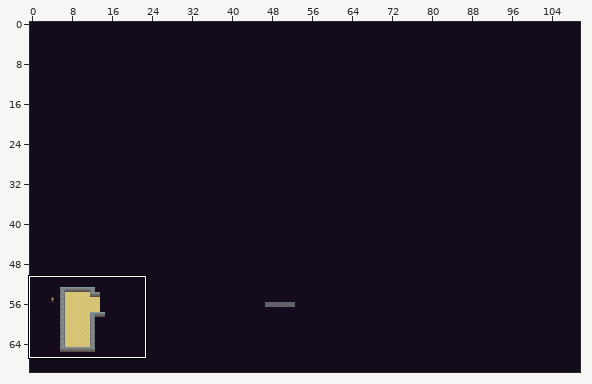
Tiled map -- core/assets/levels/one.tmx. The first picture is a wide view before the edit; the outline marks the close-up.
Close-up. Before:
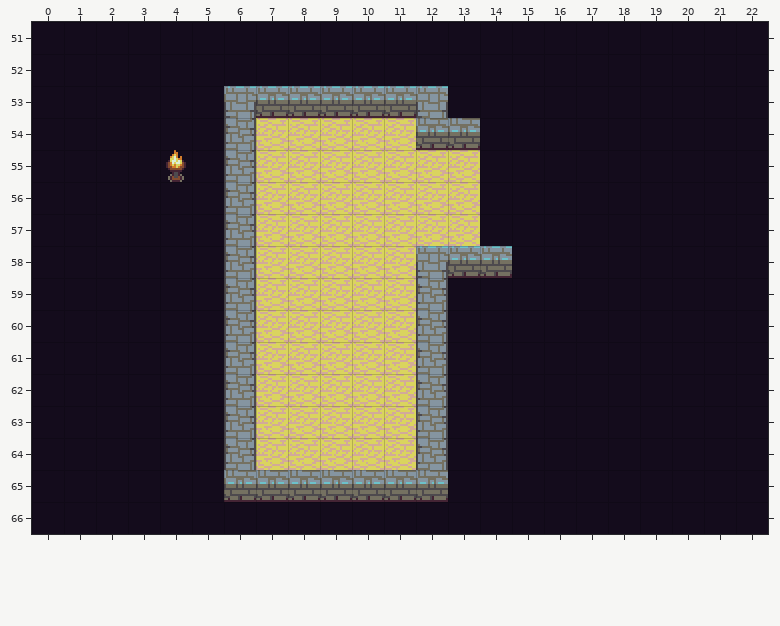
Cells are 16x16 px. Shown: x 0..22, y 51..66. The commit also changed other parts of the map, which this record leaves out.
The same view after the edit:
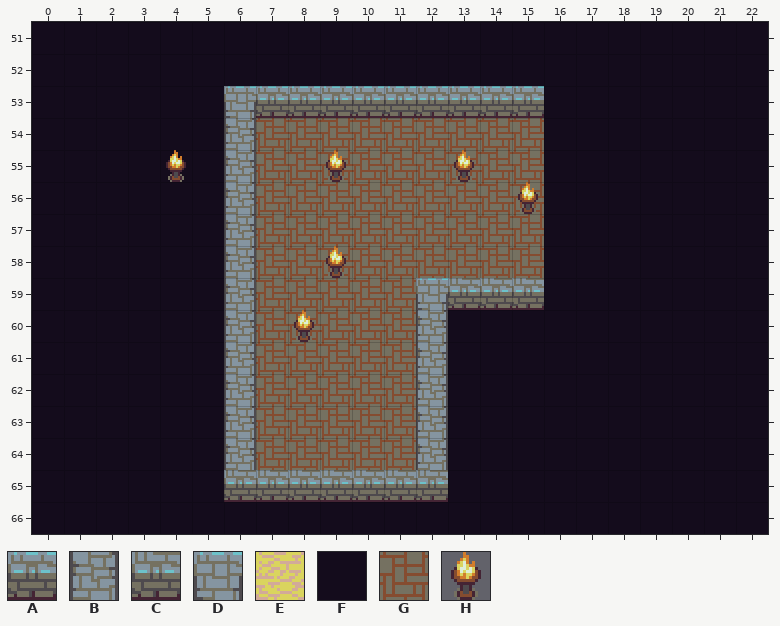
Key: from "terrain": A 0, B 1, C 2, D 3, E 10, F 22, G 73; from "things": H 48.
_ is an empty cell, . an unchanged one.
Tiles of an added or newly shown layer are drawn over the layers below it.
Change:
--- layer "Background"
@@ x 13..15 @@
-59 FFF
+59 CCC
--- layer "Path"
@@ x 7..15 @@
-53 ......___
-54 EEEEE____
-55 EEEEEEE__
-56 EEEEEEE__
-57 EEEEEEE__
-58 EEEEE____
-59 EEEEE....
-60 EEEEE....
-61 EEEEE....
-62 EEEEE....
-63 EEEEE....
-64 EEEEE....
+53 ......AAA
+54 GGGGGGGGG
+55 GGGGGGGGG
+56 GGGGGGGGG
+57 GGGGGGGGG
+58 GGGGGGGGG
+59 GGGGG....
+60 GGGGG....
+61 GGGGG....
+62 GGGGG....
+63 GGGGG....
+64 GGGGG....
--- layer "Walls"
@@ x 12..13 @@
-53 D.
-54 CC
+53 A.
+54 __
@@ x 12..14 @@
-58 DAA
-59 B..
+58 ___
+59 D..
--- layer "lamps" (added)
@@ x 9..15 @@
-55 _..._..
-56 ......_
+55 H...H..
+56 ......H
@@ x 9..9 @@
-58 _
+58 H
@@ x 8..8 @@
-60 _
+60 H
